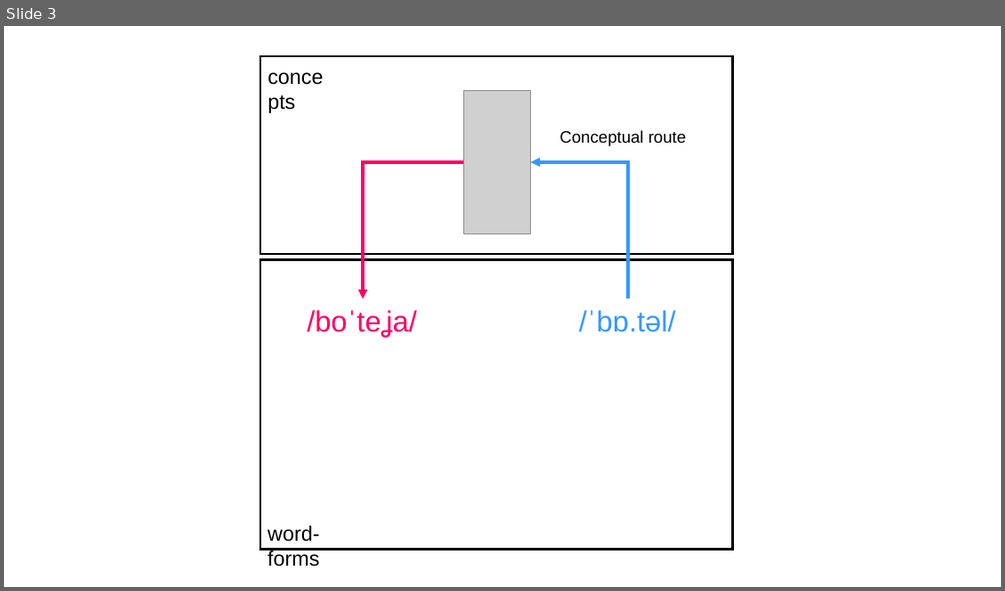
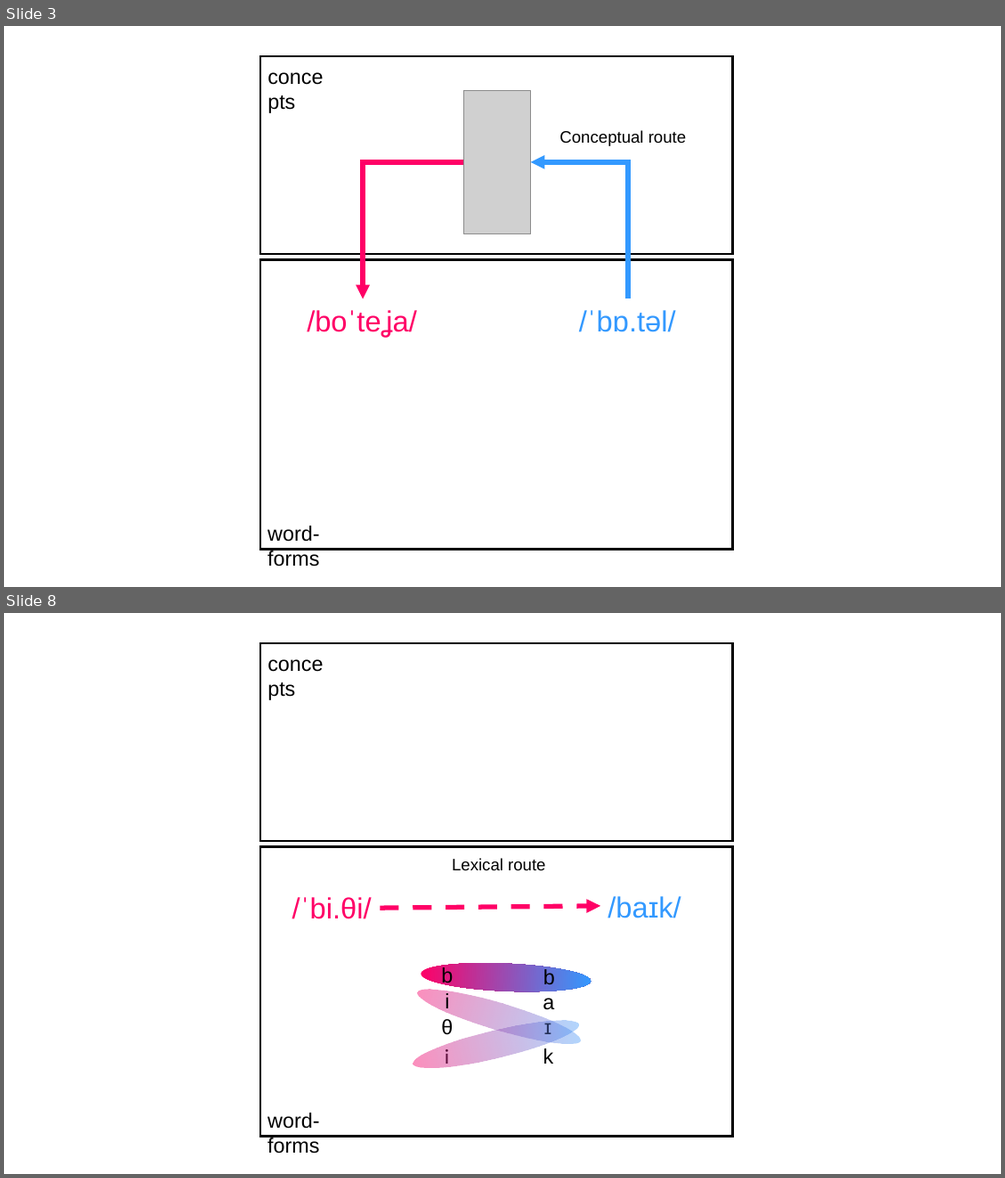
Before and after one commit to gongcastro/psycholing-cofee_2022_translation-elicitation, a slide deck: docs/figures.pptx. Shown one above the other, each under a label of ours: slide 3 before the commit, slides 3 and 8 after it; the slides between them are not shown. The pictures are 1005x591 and 1005x1178 pixels, drawn with LibreOffice and Linux fonts; fonts in the diff are those of the drawing; grey boxes stand for pictures. Boxes give left, top, right and bottom in pixels: in the first picture for what was removed or moved away, otherwise in the second. Text is boxed around its words. In the diff, an @@ line names an element or a change of style, - is before the commit and + after.

```diff
--- a/docs/figures.pptx
+++ b/docs/figures.pptx
@@ slide 8 added at [4, 613, 1001, 1174], background #FFFFFF @@
@@ rectangle added at [260, 643, 733, 841], outline #000000 2.25 pt @@
@@ text added at [260, 647, 337, 680], 20 pt, text #000000 @@
+concepts
@@ rectangle added at [260, 846, 733, 1135], outline #000000 2.25 pt @@
@@ text added at [452, 858, 545, 871], 16 pt, text #000000 @@
+Lexical route
@@ text added at [292, 897, 372, 919], 28 pt, text #FF0066 @@
+/ˈbi.θi/
@@ arrow added from (380, 908) to (600, 906), #3399FF 4.5 pt dashed @@
@@ text added at [607, 896, 680, 918], 28 pt, text #3399FF @@
+/baɪk/
@@ ellipse added at [413, 980, 584, 1054], fill gradient #FF0066 to #3399FF @@
@@ ellipse added at [420, 960, 591, 995], fill gradient #FF0066 to #3399FF @@
@@ ellipse added at [410, 1011, 582, 1076], fill gradient #FF0066 to #3399FF @@
@@ group added at [441, 967, 555, 1069]: 7 texts @@
+b
+b
+i
+a
+ɪ
+θ
+i
@@ text added at [543, 1048, 554, 1063], 20 pt, text #000000 @@
+k
@@ text added at [267, 1112, 319, 1153], 20 pt, text #000000 @@
+word-forms
@@ slide 3 changed as well @@
@@ elbow arrow (464, 162) - (363, 299): stroke #FF0066 3 pt to #FF0066 4.5 pt @@
@@ elbow arrow (629, 299) - (531, 162): stroke #3399FF 3 pt to #3399FF 4.5 pt @@
```
Also in this commit, not shown: 3 other slides changed, 4 other slides added, 18 other files.
